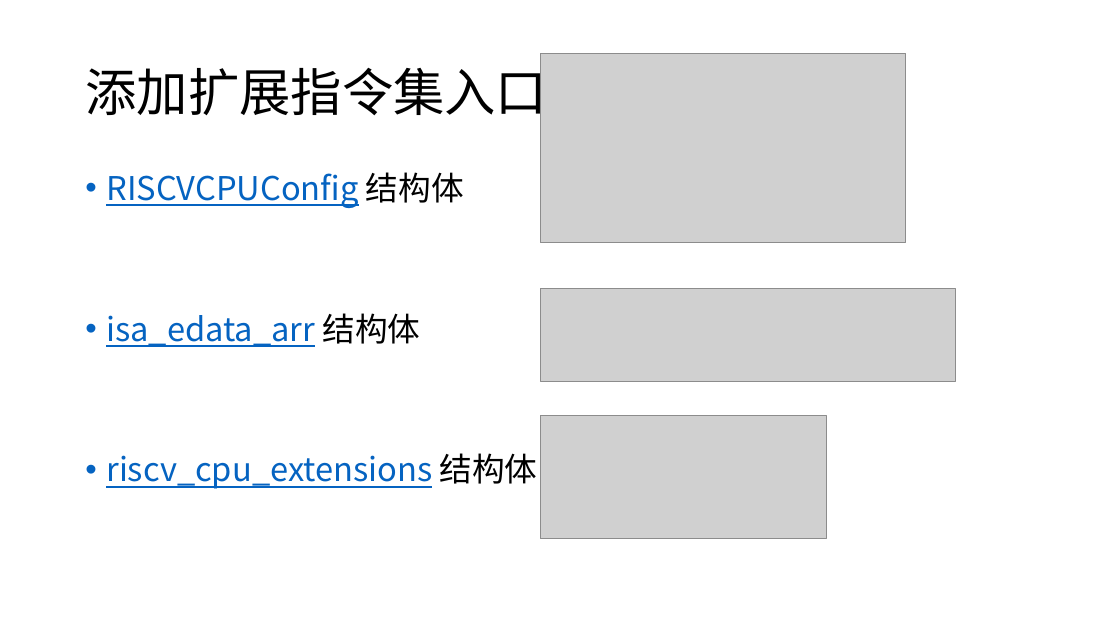
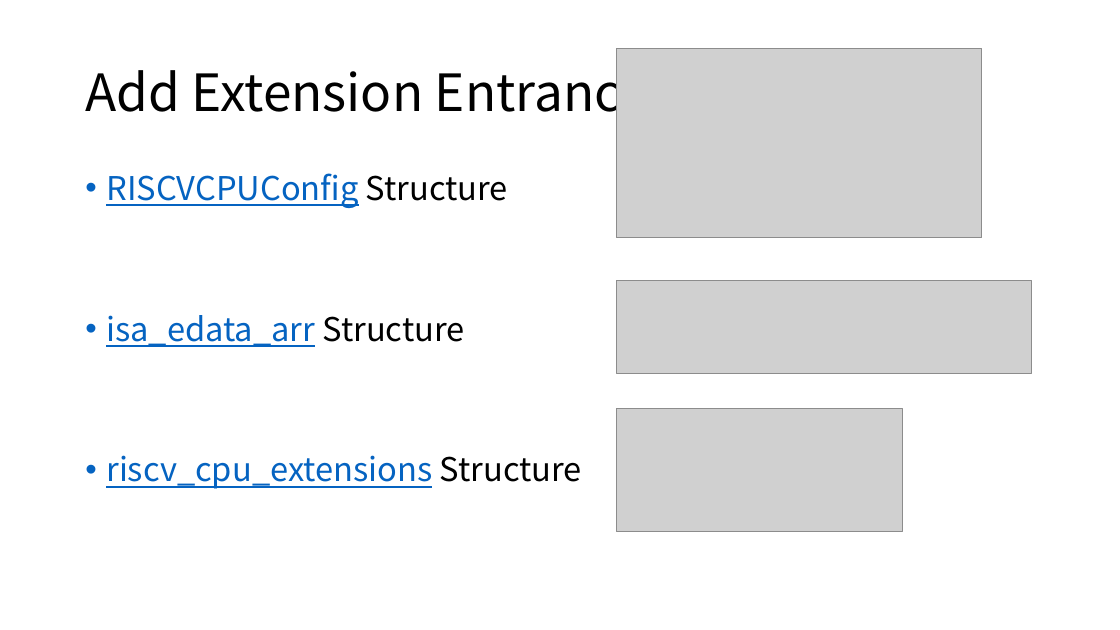
Before and after one commit to dajunHuang/notes, a slide deck: slide 7 of QEMU 支持指令集及扩展方法.pptx (slide 9 before the commit). Drawn at 1120x630 pixels with LibreOffice and Linux fonts; fonts in the diff are those of the drawing; grey boxes stand for pictures. Boxes give left, top, right and bottom in pixels: in the first picture for what was removed or moved away, otherwise in the second. Text is boxed around its words. In the diff, an @@ line names an element or a change of style, - is before the commit and + after.

```diff
--- a/QEMU 支持指令集及扩展方法.pptx
+++ b/QEMU 支持指令集及扩展方法.pptx
@@ title at (85, 59, 648, 124): text changed @@
-添加扩展指令集入口
+Add Extension Entrance
@@ picture: place and size @@
-picture at (540, 53, 906, 243)
+picture at (617, 48, 982, 238)
@@ text at (106, 173, 582, 489): text changed @@
-• RISCVCPUConfig 结构体
-• isa_edata_arr 结构体
-• riscv_cpu_extensions 结构体
+• RISCVCPUConfig Structure
+• isa_edata_arr Structure
+• riscv_cpu_extensions Structure
@@ picture: place and size @@
-picture at (540, 289, 956, 381)
+picture at (617, 281, 1033, 373)
@@ picture: place and size @@
-picture at (540, 416, 826, 539)
+picture at (617, 409, 902, 532)
```
Also in this commit, not shown: 8 other slides changed, 3 slides added, 7 slides removed, 10 other files.
